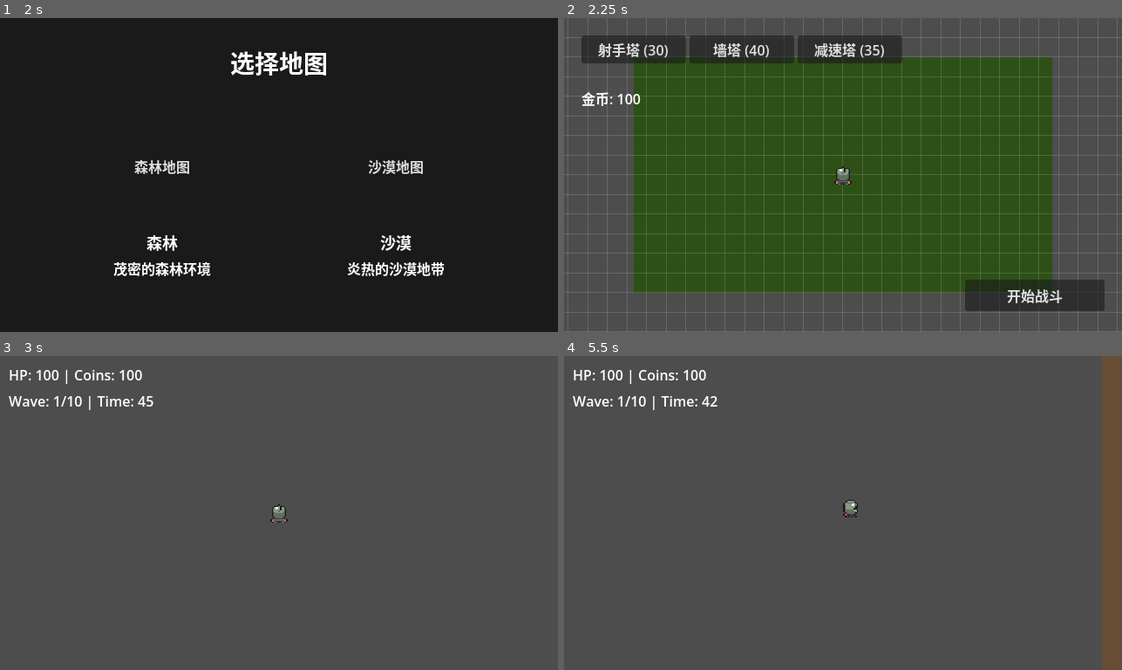
Above: before the commit, frames 1-4 (two rows, left to right).
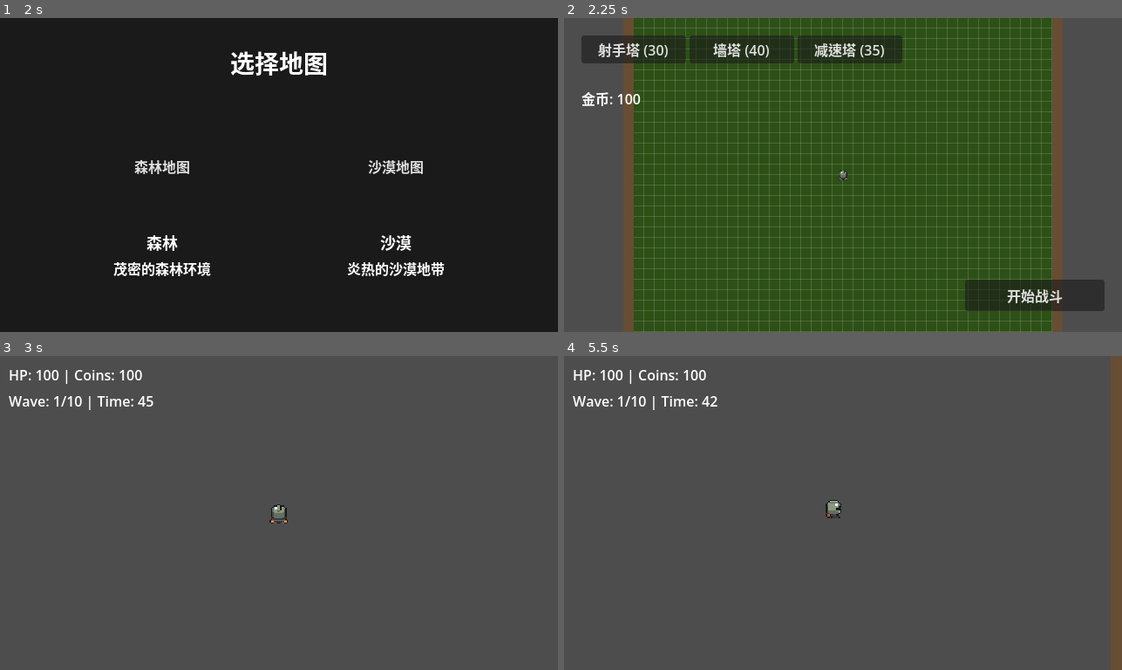
Above: after the commit, the same moments.

Repository: felang/utoland
Game: Godot game, scene res://scenes/ui/start_menu.tscn
Two runs of this game, one before a commit and one after it. Both use one fixed random seed, a clock stepped at 60 frames per second and the inputs below.
Inputs (mouse positions are in pixels of both pictures, inside the frame that each line leads up to):
- Up to frame 1 (2 s): click "Start Game" at 0.5 s; click "选择" at 1.25 s
- Up to frame 2 (2.25 s): click "森林地图" at 2 s
- Up to frame 3 (3 s): click "开始战斗" at 2.75 s
- Up to frame 4 (5.5 s): tap Enter at 3.5 s; move the mouse to (965, 497) at 3.52 s; hold D (move_right) 3.53-4.28 s; tap 1 at 3.6 s; click (965, 497) at 3.67 s; move the mouse to (731, 528) at 4.27 s; hold S (move_down) 4.28-5.03 s; tap 2 at 4.35 s; click (731, 528) at 4.42 s; move the mouse to (898, 443) at 5.02 s; hold D (move_right) from 5.03 s (still down); tap 3 at 5.1 s; click (898, 443) at 5.17 s

Frame 1 is identical in both runs. In frame 2, 32% of the frame differs, in the area x 0-100%, y 0-100%; in frame 3, less than 0.1%; in frame 4, 2.0%.

Commit message:
feat: 优化植物塔放置交互

Diff:
--- a/scenes/entities/enemies/enemy_fast.tscn
+++ b/scenes/entities/enemies/enemy_fast.tscn
@@ -9,13 +9,13 @@
 [ext_resource type="Script" path="res://scripts/components/hurtbox.gd" id="7_hurtbox"]
 
 [sub_resource type="RectangleShape2D" id="RectangleShape2D_t5l71"]
-size = Vector2(30, 30)
+size = Vector2(32, 32)
 
 [sub_resource type="CircleShape2D" id="CircleShape2D_hitbox"]
-radius = 12.0
+radius = 13.0
 
 [sub_resource type="CircleShape2D" id="CircleShape2D_hurtbox"]
-radius = 12.0
+radius = 13.0
 
 [node name="EnemyFast" type="CharacterBody2D" unique_id=1365841566]
 collision_layer = 2
@@ -24,10 +24,10 @@
 touch_damage = 8.0
 
 [node name="Visual" type="ColorRect" parent="." unique_id=274199104]
-offset_left = -15.0
-offset_top = -15.0
-offset_right = 15.0
-offset_bottom = 15.0
+offset_left = -16.0
+offset_top = -16.0
+offset_right = 16.0
+offset_bottom = 16.0
 color = Color(0, 0, 1, 1)
 
 [node name="CollisionShape2D" type="CollisionShape2D" parent="." unique_id=404462319]
--- a/scenes/entities/enemies/enemy_normal.tscn
+++ b/scenes/entities/enemies/enemy_normal.tscn
@@ -9,13 +9,13 @@
 [ext_resource type="Script" path="res://scripts/components/hurtbox.gd" id="7_hurtbox"]
 
 [sub_resource type="RectangleShape2D" id="RectangleShape2D_t5l71"]
-size = Vector2(30, 30)
+size = Vector2(32, 32)
 
 [sub_resource type="CircleShape2D" id="CircleShape2D_hitbox"]
-radius = 12.0
+radius = 13.0
 
 [sub_resource type="CircleShape2D" id="CircleShape2D_hurtbox"]
-radius = 12.0
+radius = 13.0
 
 [node name="EnemyNormal" type="CharacterBody2D" unique_id=1365841566]
 collision_layer = 2
@@ -23,10 +23,10 @@
 script = ExtResource("1_onop2")
 
 [node name="Visual" type="ColorRect" parent="." unique_id=274199104]
-offset_left = -15.0
-offset_top = -15.0
-offset_right = 15.0
-offset_bottom = 15.0
+offset_left = -16.0
+offset_top = -16.0
+offset_right = 16.0
+offset_bottom = 16.0
 color = Color(1, 0, 0, 1)
 
 [node name="CollisionShape2D" type="CollisionShape2D" parent="." unique_id=404462319]
--- a/scenes/entities/enemies/enemy_tank.tscn
+++ b/scenes/entities/enemies/enemy_tank.tscn
@@ -9,13 +9,13 @@
 [ext_resource type="Script" path="res://scripts/components/hurtbox.gd" id="7_hurtbox"]
 
 [sub_resource type="RectangleShape2D" id="RectangleShape2D_t5l71"]
-size = Vector2(45, 45)
+size = Vector2(48, 48)
 
 [sub_resource type="CircleShape2D" id="CircleShape2D_hitbox"]
-radius = 16.0
+radius = 17.0
 
 [sub_resource type="CircleShape2D" id="CircleShape2D_hurtbox"]
-radius = 16.0
+radius = 17.0
 
 [node name="EnemyTank" type="CharacterBody2D" unique_id=1365841566]
 collision_layer = 2
@@ -24,10 +24,10 @@
 touch_damage = 15.0
 
 [node name="Visual" type="ColorRect" parent="." unique_id=274199104]
-offset_left = -22.5
-offset_top = -22.5
-offset_right = 22.5
-offset_bottom = 22.5
+offset_left = -24.0
+offset_top = -24.0
+offset_right = 24.0
+offset_bottom = 24.0
 color = Color(0.5, 0, 0.5, 1)
 
 [node name="CollisionShape2D" type="CollisionShape2D" parent="." unique_id=404462319]
--- a/scenes/entities/player.tscn
+++ b/scenes/entities/player.tscn
@@ -8,20 +8,20 @@
 [ext_resource type="Script" path="res://scripts/components/hurtbox.gd" id="7_hurtbox"]
 
 [sub_resource type="RectangleShape2D" id="RectangleShape2D_3vyb7"]
-size = Vector2(30, 30)
+size = Vector2(32, 32)
 
 [sub_resource type="CircleShape2D" id="CircleShape2D_hurtbox"]
-radius = 12.0
+radius = 13.0
 
 [node name="Player" type="CharacterBody2D" unique_id=2056081713]
 collision_mask = 24
 script = ExtResource("1_3vyb7")
 
 [node name="Visual" type="ColorRect" parent="." unique_id=960031721]
-offset_left = -15.0
-offset_top = -15.0
-offset_right = 15.0
-offset_bottom = 15.0
+offset_left = -16.0
+offset_top = -16.0
+offset_right = 16.0
+offset_bottom = 16.0
 color = Color(0, 1, 0, 1)
 
 [node name="CollisionShape2D" type="CollisionShape2D" parent="." unique_id=2001328548]
--- a/scenes/entities/towers/tower_shooter.tscn
+++ b/scenes/entities/towers/tower_shooter.tscn
@@ -5,7 +5,7 @@
 [ext_resource type="Script" path="res://scripts/components/health_component.gd" id="3_health"]
 
 [sub_resource type="RectangleShape2D" id="RectangleShape2D_dgv38"]
-size = Vector2(30, 30)
+size = Vector2(32, 32)
 
 [sub_resource type="CircleShape2D" id="CircleShape2D_detect"]
 radius = 300.0
--- a/scenes/entities/towers/tower_slow.tscn
+++ b/scenes/entities/towers/tower_slow.tscn
@@ -5,7 +5,7 @@
 [ext_resource type="Script" path="res://scripts/components/health_component.gd" id="3_health"]
 
 [sub_resource type="RectangleShape2D" id="RectangleShape2D_3hf2r"]
-size = Vector2(30, 30)
+size = Vector2(32, 32)
 
 [sub_resource type="CircleShape2D" id="CircleShape2D_slow"]
 radius = 200.0
--- a/scenes/entities/towers/tower_wall.tscn
+++ b/scenes/entities/towers/tower_wall.tscn
@@ -5,7 +5,7 @@
 [ext_resource type="Script" path="res://scripts/components/health_component.gd" id="3_health"]
 
 [sub_resource type="RectangleShape2D" id="RectangleShape2D_7nxki"]
-size = Vector2(30, 30)
+size = Vector2(32, 32)
 
 [node name="TowerWall" type="StaticBody2D" unique_id=655985224]
 collision_layer = 8
--- a/scenes/shared/map_boundary.tscn
+++ b/scenes/shared/map_boundary.tscn
@@ -1,21 +1,21 @@
 [gd_scene format=3 uid="uid://5u5tndodgthf"]
 
 [sub_resource type="RectangleShape2D" id="RectangleShape2D_iyhav"]
-size = Vector2(1260, 30)
+size = Vector2(1344, 32)
 
 [sub_resource type="RectangleShape2D" id="RectangleShape2D_wiefh"]
-size = Vector2(1260, 30)
+size = Vector2(1344, 32)
 
 [sub_resource type="RectangleShape2D" id="RectangleShape2D_6v7eo"]
-size = Vector2(30, 960)
+size = Vector2(32, 1024)
 
 [sub_resource type="RectangleShape2D" id="RectangleShape2D_ixxjf"]
-size = Vector2(30, 960)
+size = Vector2(32, 1024)
 
 [node name="MapBoundary" type="Node2D" unique_id=1220843918]
 
 [node name="TopWall" type="StaticBody2D" parent="." unique_id=1675849148]
-position = Vector2(0, -465)
+position = Vector2(0, -496)
 collision_layer = 16
 collision_mask = 15
 
@@ -23,14 +23,14 @@
 shape = SubResource("RectangleShape2D_iyhav")
 
 [node name="Visual" type="ColorRect" parent="TopWall" unique_id=19432555]
-offset_left = -630.0
-offset_top = -15.0
-offset_right = 630.0
-offset_bottom = 15.0
+offset_left = -672.0
+offset_top = -16.0
+offset_right = 672.0
+offset_bottom = 16.0
 color = Color(0.4, 0.3, 0.2, 1)
 
 [node name="BottomWall" type="StaticBody2D" parent="." unique_id=1375923321]
-position = Vector2(0, 465)
+position = Vector2(0, 496)
 collision_layer = 16
 collision_mask = 15
 
@@ -38,14 +38,14 @@
 shape = SubResource("RectangleShape2D_wiefh")
 
 [node name="Visual" type="ColorRect" parent="BottomWall" unique_id=1097299308]
-offset_left = -630.0
-offset_top = -15.0
-offset_right = 630.0
-offset_bottom = 15.0
+offset_left = -672.0
+offset_top = -16.0
+offset_right = 672.0
+offset_bottom = 16.0
 color = Color(0.4, 0.3, 0.2, 1)
 
 [node name="LeftWall" type="StaticBody2D" parent="." unique_id=1196996007]
-position = Vector2(-615, 0)
+position = Vector2(-656, 0)
 collision_layer = 16
 collision_mask = 15
 
@@ -53,14 +53,14 @@
 shape = SubResource("RectangleShape2D_6v7eo")
 
 [node name="Visual" type="ColorRect" parent="LeftWall" unique_id=312801315]
-offset_left = -15.0
-offset_top = -480.0
-offset_right = 15.0
-offset_bottom = 480.0
+offset_left = -16.0
+offset_top = -512.0
+offset_right = 16.0
+offset_bottom = 512.0
 color = Color(0.4, 0.3, 0.2, 1)
 
 [node name="RightWall" type="StaticBody2D" parent="." unique_id=272618173]
-position = Vector2(615, 0)
+position = Vector2(656, 0)
 collision_layer = 16
 collision_mask = 15
 
@@ -68,8 +68,8 @@
 shape = SubResource("RectangleShape2D_ixxjf")
 
 [node name="Visual" type="ColorRect" parent="RightWall" unique_id=850013460]
-offset_left = -15.0
-offset_top = -480.0
-offset_right = 15.0
-offset_bottom = 480.0
+offset_left = -16.0
+offset_top = -512.0
+offset_right = 16.0
+offset_bottom = 512.0
 color = Color(0.4, 0.3, 0.2, 1)
--- a/scripts/core/game_config.gd
+++ b/scripts/core/game_config.gd
@@ -11,8 +11,8 @@
 # 全局尺寸标准
 const BASE_VIEWPORT_WIDTH = 640
 const BASE_VIEWPORT_HEIGHT = 360
-const PPU = 30
-const GRID_SIZE = 30
+const PPU = 32
+const GRID_SIZE = 32
 
 const MAP_COLS = 40
 const MAP_ROWS = 30
--- a/scripts/ui/placement.gd
+++ b/scripts/ui/placement.gd
@@ -1,11 +1,18 @@
 extends Node2D
 
 const GRID_SIZE = GameConfig.GRID_SIZE
+const CAMERA_PAN_SPEED    = 600.0
+const ZOOM_STEP           = 1.15
+const ZOOM_MIN            = Vector2(0.25, 0.25)
+const ZOOM_MAX            = Vector2(2.0, 2.0)
+const PLACEMENT_ZOOM_INIT = Vector2(0.375, 0.375)
+
 @onready var background_sprite: Sprite2D = $Background/BackgroundSprite
 var selected_tower_type: String = ""
 var preview_tower: Node2D = null
 var _range_indicator: RangeIndicator = null
 var _selected_placed_tower: Node2D = null
+var _placement_camera: Camera2D = null
 
 func _ready() -> void:
 	_load_map_background()
@@ -43,7 +50,40 @@
 
 	_update_ui()
 
+	# 冻结玩家移动
+	$Player.set_physics_process(false)
+
+	# 创建独立布置镜头
+	_placement_camera = Camera2D.new()
+	_placement_camera.zoom = PLACEMENT_ZOOM_INIT
+	_placement_camera.position_smoothing_enabled = false
+	_placement_camera.limit_left   = -int(GameConfig.MAP_HALF_WIDTH)
+	_placement_camera.limit_right  =  int(GameConfig.MAP_HALF_WIDTH)
+	_placement_camera.limit_top    = -int(GameConfig.MAP_HALF_HEIGHT)
+	_placement_camera.limit_bottom =  int(GameConfig.MAP_HALF_HEIGHT)
+	add_child(_placement_camera)
+	_placement_camera.make_current()
+
+func _process(delta: float) -> void:
+	if _placement_camera:
+		var pan := Vector2(
+			Input.get_axis("move_left", "move_right"),
+			Input.get_axis("move_up", "move_down")
+		)
+		_placement_camera.position += pan * CAMERA_PAN_SPEED * delta
+
 func _input(event: InputEvent) -> void:
+	# 滚轮缩放
+	if event is InputEventMouseButton and event.pressed and _placement_camera:
+		if event.button_index == MOUSE_BUTTON_WHEEL_UP:
+			_placement_camera.zoom = (_placement_camera.zoom * ZOOM_STEP).clamp(ZOOM_MIN, ZOOM_MAX)
+			get_viewport().set_input_as_handled()
+			return
+		elif event.button_index == MOUSE_BUTTON_WHEEL_DOWN:
+			_placement_camera.zoom = (_placement_camera.zoom / ZOOM_STEP).clamp(ZOOM_MIN, ZOOM_MAX)
+			get_viewport().set_input_as_handled()
+			return
+
 	if event is InputEventMouseMotion and preview_tower:
 		var grid_pos: Vector2 = _get_grid_position(get_global_mouse_position())
 		preview_tower.global_position = grid_pos
@@ -241,12 +281,12 @@
 	if background_sprite:
 		background_sprite.queue_free()
 
-	# 获取视口尺寸（而非硬编码）
-	var viewport_size: Vector2 = get_viewport_rect().size
+	# 使用地图尺寸而非视口尺寸，确保背景与网格对齐
+	var map_size: Vector2 = Vector2(GameConfig.MAP_PIXEL_WIDTH, GameConfig.MAP_PIXEL_HEIGHT)
 
 	var color_rect: ColorRect = ColorRect.new()
-	color_rect.size = viewport_size
-	color_rect.position = -viewport_size / 2  # 居中对齐
+	color_rect.size = map_size
+	color_rect.position = -map_size / 2  # 居中对齐
 
 	var md: MapData = GameConfig.maps[map_id]
 	color_rect.color = Color(md.fallback_color)
--- a/tests/unit/test_entity_scene_dimensions.gd
+++ b/tests/unit/test_entity_scene_dimensions.gd
@@ -1,36 +1,36 @@
 extends GutTest
 
-func test_player_size_matches_30_grid():
+func test_player_size_matches_32_grid():
 	var scene = load("res://scenes/entities/player.tscn").instantiate()
 	add_child_autofree(scene)
 	var shape: RectangleShape2D = scene.get_node("CollisionShape2D").shape
-	assert_eq(shape.size, Vector2(30, 30))
+	assert_eq(shape.size, Vector2(32, 32))
 
 func test_enemy_sizes_match_new_standard():
 	var normal = SceneFactory.create_enemy(Enums.Enemy.NORMAL)
 	add_child_autofree(normal)
-	assert_eq(normal.get_node("CollisionShape2D").shape.size, Vector2(30, 30))
+	assert_eq(normal.get_node("CollisionShape2D").shape.size, Vector2(32, 32))
 
 	var fast = SceneFactory.create_enemy(Enums.Enemy.FAST)
 	add_child_autofree(fast)
-	assert_eq(fast.get_node("CollisionShape2D").shape.size, Vector2(30, 30))
+	assert_eq(fast.get_node("CollisionShape2D").shape.size, Vector2(32, 32))
 
 	var tank = SceneFactory.create_enemy(Enums.Enemy.TANK)
 	add_child_autofree(tank)
-	assert_eq(tank.get_node("CollisionShape2D").shape.size, Vector2(45, 45))
+	assert_eq(tank.get_node("CollisionShape2D").shape.size, Vector2(48, 48))
 
 func test_tower_sizes_match_new_standard():
 	var shooter = SceneFactory.create_tower(Enums.TowerId.SHOOTER)
 	add_child_autofree(shooter)
-	assert_eq(shooter.get_node("CollisionShape2D").shape.size, Vector2(30, 30))
+	assert_eq(shooter.get_node("CollisionShape2D").shape.size, Vector2(32, 32))
 
 	var wall = SceneFactory.create_tower(Enums.TowerId.WALL)
 	add_child_autofree(wall)
-	assert_eq(wall.get_node("CollisionShape2D").shape.size, Vector2(30, 30))
+	assert_eq(wall.get_node("CollisionShape2D").shape.size, Vector2(32, 32))
 
 	var slow = SceneFactory.create_tower(Enums.TowerId.SLOW)
 	add_child_autofree(slow)
-	assert_eq(slow.get_node("CollisionShape2D").shape.size, Vector2(30, 30))
+	assert_eq(slow.get_node("CollisionShape2D").shape.size, Vector2(32, 32))
 
 func test_bullet_projectile_and_coin_sizes_match_new_standard():
 	var bullet: BulletProjectile = SceneFactory.create_bullet_projectile()
--- a/tests/unit/test_game_config_dimensions.gd
+++ b/tests/unit/test_game_config_dimensions.gd
@@ -3,16 +3,16 @@
 func test_world_size_constants_are_defined():
 	assert_eq(GameConfig.BASE_VIEWPORT_WIDTH, 640)
 	assert_eq(GameConfig.BASE_VIEWPORT_HEIGHT, 360)
-	assert_eq(GameConfig.PPU, 30)
-	assert_eq(GameConfig.GRID_SIZE, 30)
+	assert_eq(GameConfig.PPU, 32)
+	assert_eq(GameConfig.GRID_SIZE, 32)
 	assert_eq(GameConfig.MAP_COLS, 40)
 	assert_eq(GameConfig.MAP_ROWS, 30)
-	assert_eq(GameConfig.MAP_PIXEL_WIDTH, 1200)
-	assert_eq(GameConfig.MAP_PIXEL_HEIGHT, 900)
+	assert_eq(GameConfig.MAP_PIXEL_WIDTH, 1280)
+	assert_eq(GameConfig.MAP_PIXEL_HEIGHT, 960)
 
 func test_map_half_extents_are_correct():
-	assert_eq(GameConfig.MAP_HALF_WIDTH, 600)
-	assert_eq(GameConfig.MAP_HALF_HEIGHT, 450)
+	assert_eq(GameConfig.MAP_HALF_WIDTH, 640)
+	assert_eq(GameConfig.MAP_HALF_HEIGHT, 480)
 
 func test_viewport_matches_new_standard():
 	assert_eq(ProjectSettings.get_setting("display/window/size/viewport_width"), 640)
@@ -20,12 +20,12 @@
 
 func test_new_dimension_standard_values_are_stable():
 	assert_eq(GameConfig.GRID_SIZE, GameConfig.PPU)
-	assert_eq(GameConfig.MAP_PIXEL_WIDTH, 40 * 30)
-	assert_eq(GameConfig.MAP_PIXEL_HEIGHT, 30 * 30)
+	assert_eq(GameConfig.MAP_PIXEL_WIDTH, 40 * 32)
+	assert_eq(GameConfig.MAP_PIXEL_HEIGHT, 30 * 32)
 
 func test_entity_dimension_constants_are_stable():
-	assert_eq(GameConfig.ENTITY_SIZE_STANDARD, 30)
-	assert_eq(GameConfig.ENTITY_SIZE_TANK, 45)
+	assert_eq(GameConfig.ENTITY_SIZE_STANDARD, 32)
+	assert_eq(GameConfig.ENTITY_SIZE_TANK, 48)
 	assert_eq(GameConfig.BULLET_SIZE, 6)
 	assert_eq(GameConfig.COIN_RADIUS, 6)
 
Not shown, added: scripts/ui/grid_overlay.gd.uid
Not shown, added: tests/unit/test_grid_overlay.gd.uid
Not shown, added: tests/unit/test_range_indicator.gd.uid
